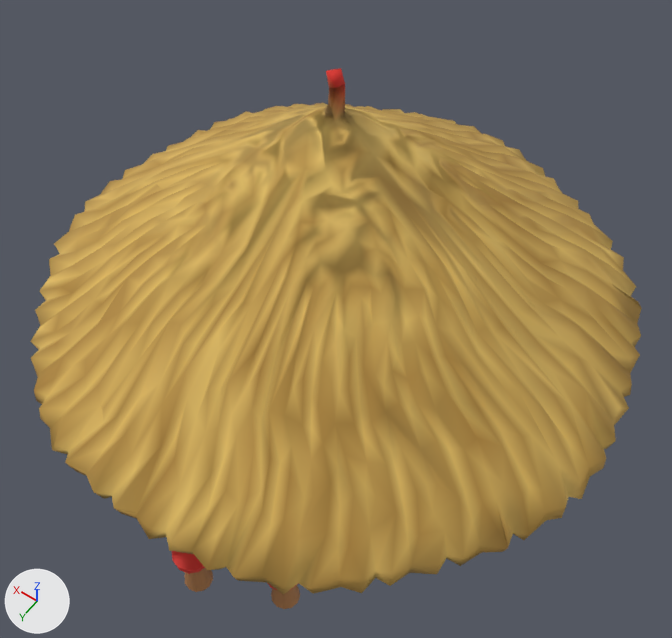
Before and after pictures for a commit that changed the glTF model assets/models/props/beach_hut.glb.
The view is the same before and after, from a 50 mm lens placed at (-3.83, 5.35, 10.46), pointed at (-0.26, 0.35, 2.6). Lighting does not change. The marker at lower left points along +X, +Y and +Z. The older version comes first. Where no turn or scale is listed for an object, it has been applied to the vertices. Vertices at exactly the same position are counted once.

Objects in the first picture: 'beach_hut_mesh'.
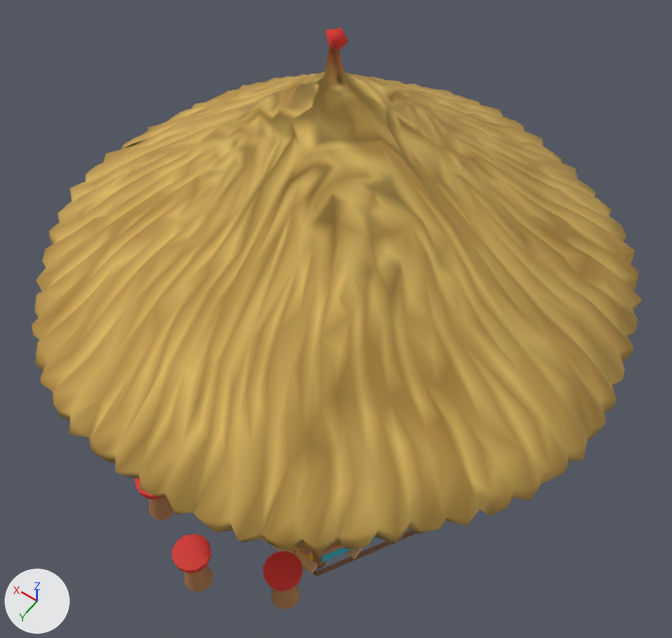
The edits, one by one:
me_beach_hut_mesh is used by ob_beach_hut_mesh; location (0.0, 0.0, 0.0).
me_beach_hut_mesh had 5730 vertices, 10900 faces and spanned x -3.35..3.35, y -3.38..3.3, z 0.0..5.53.
me_beach_hut_mesh now has 5730 vertices, 10899 faces and spans x -3.2..3.22, y -3.24..3.17, z 0.0..5.93.
me_beach_hut_mesh part 1: the loose piece of 2484 vertices spanning x -3.35..3.35, y -3.38..3.3, z 2.19..5.53 is rebuilt with 2482 vertices and now spans x -3.2..3.22, y -3.24..3.17, z 2.73..5.93.
me_beach_hut_mesh part 2: 58 vertices moved from x -2.18..2.18, y -1.9..1.9, z 1.16..2.75 to x -2.18..2.18, y -1.9..1.91, z 1.16..3.2; 23 vertices removed from x -1.67..1.58, y 0.86..1.96, z 1.17..1.34; 34 vertices added at x -1.68..1.5, y -0.82..1.96, z 1.24..4.36.
Other edits to the shape of me_beach_hut_mesh do not show in these pictures.

Where the change shows, as pixel boxes [x1, y1, x2, y2] in the pictures (672 x 638 px; the box of a moved part takes in the faces that stretch with it):
'beach_hut_mesh', reshaped (7% taller)
    before: [30, 68, 642, 609]
    after: [32, 28, 642, 609]
part 1 of me_beach_hut_mesh, rebuilt
    before: [30, 68, 642, 594]
    after: [32, 28, 642, 555]
part 2 of me_beach_hut_mesh, moved or reshaped (not visible before)
    after: [312, 551, 326, 569]
